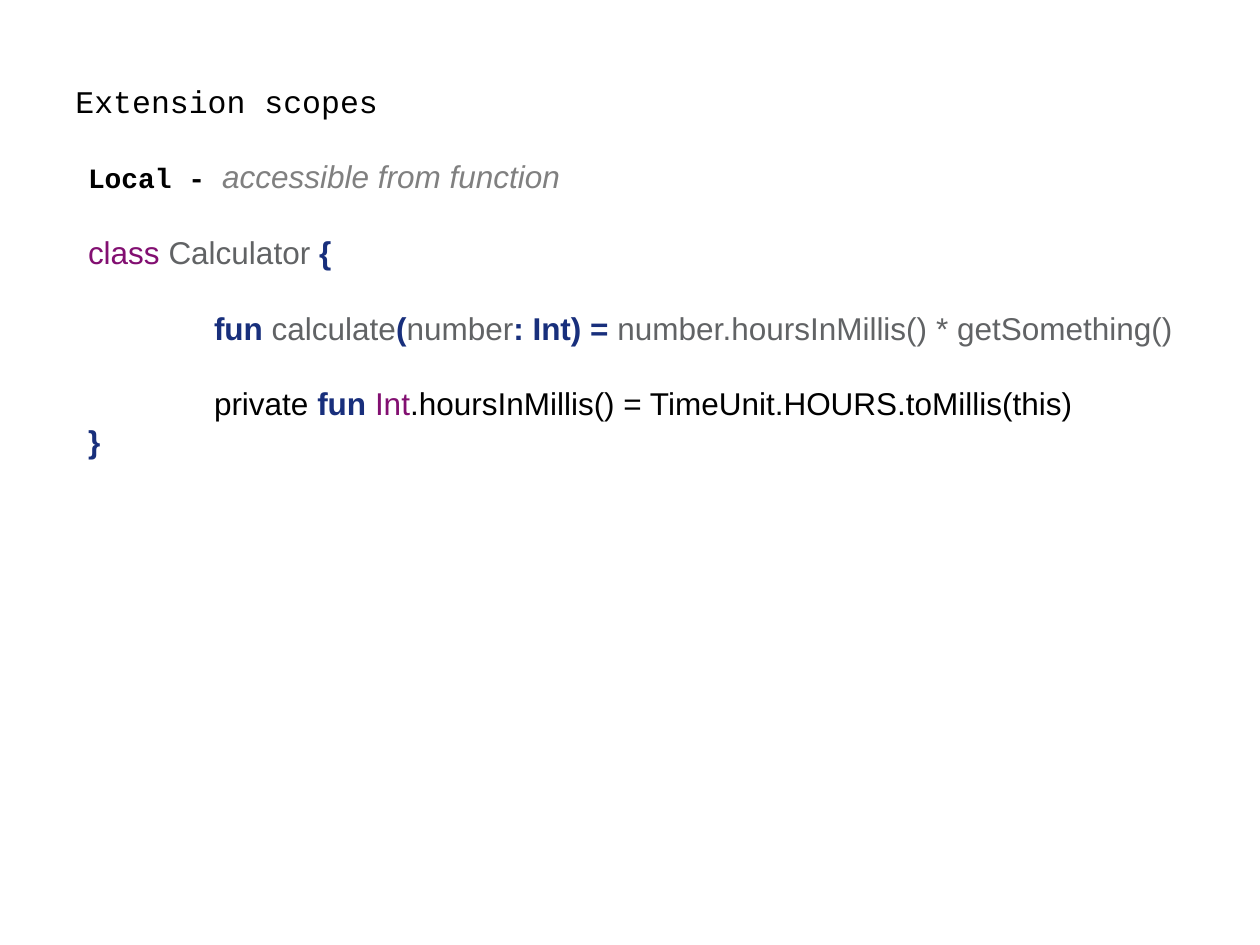
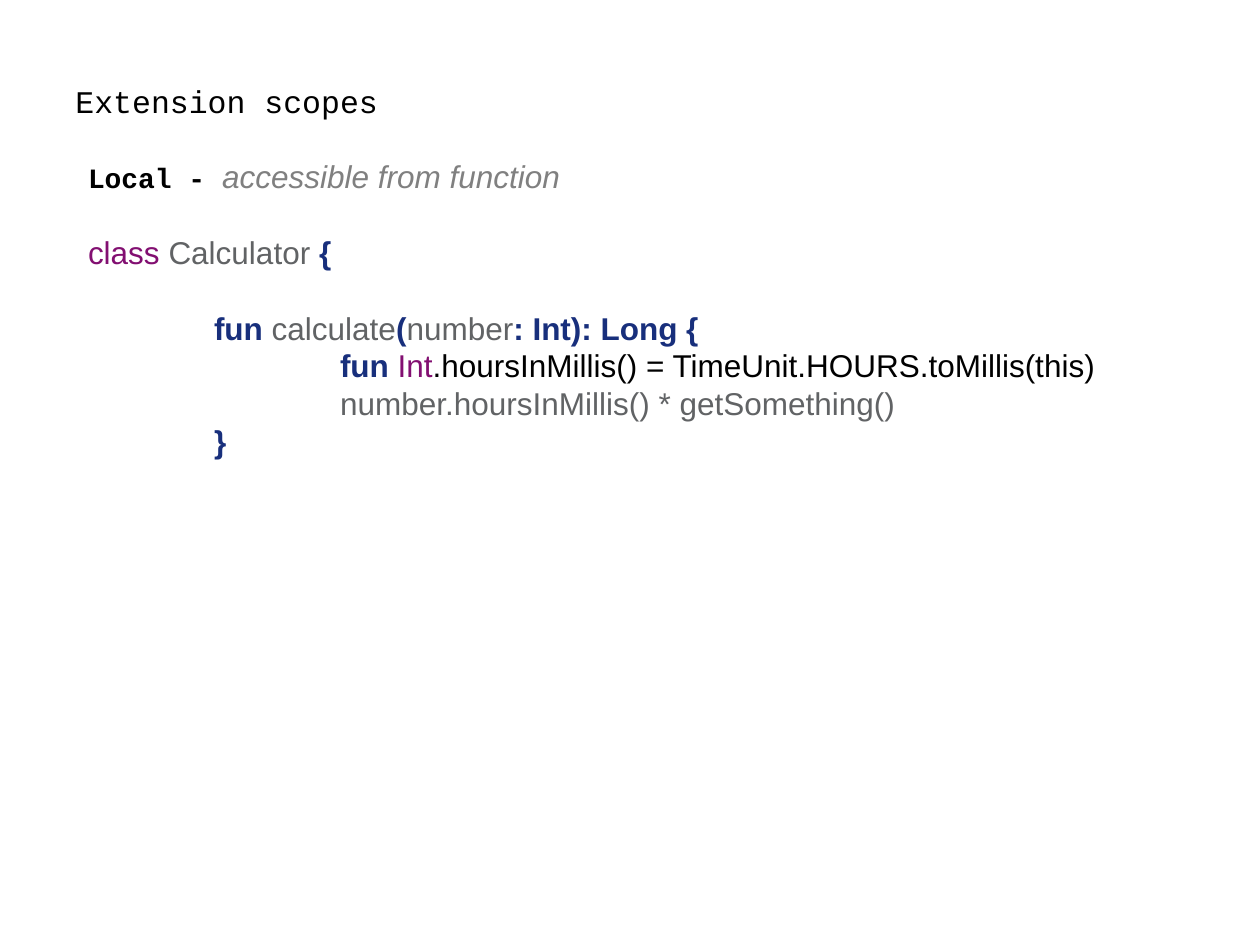
Before and after one commit to rokusjar/KotlinSkoleni, a slide deck: slide 4 of slides/Kotlin - 9. More about Extensions.pptx. Drawn at 1260x945 pixels with LibreOffice and Linux fonts; fonts in the diff are those of the drawing; background and template pictures are left out. Boxes give left, top, right and bottom in pixels: in the first picture for what was removed or moved away, otherwise in the second. Text is boxed around its words. In the diff, an @@ line names an element or a change of style, - is before the commit and + after.

Commit message:
9. More about fix slide

```diff
--- a/slides/Kotlin - 9. More about Extensions.pptx
+++ b/slides/Kotlin - 9. More about Extensions.pptx
@@ text at bbox=[214, 317, 1095, 421]: text changed; text colour #000000 to #616365 @@
-fun calculate(number: Int) = number.hoursInMillis() * getSomething()
-private fun Int.hoursInMillis() = TimeUnit.HOURS.toMillis(this)
+fun calculate(number: Int): Long {
+fun Int.hoursInMillis() = TimeUnit.HOURS.toMillis(this)
+number.hoursInMillis() * getSomething()
```
